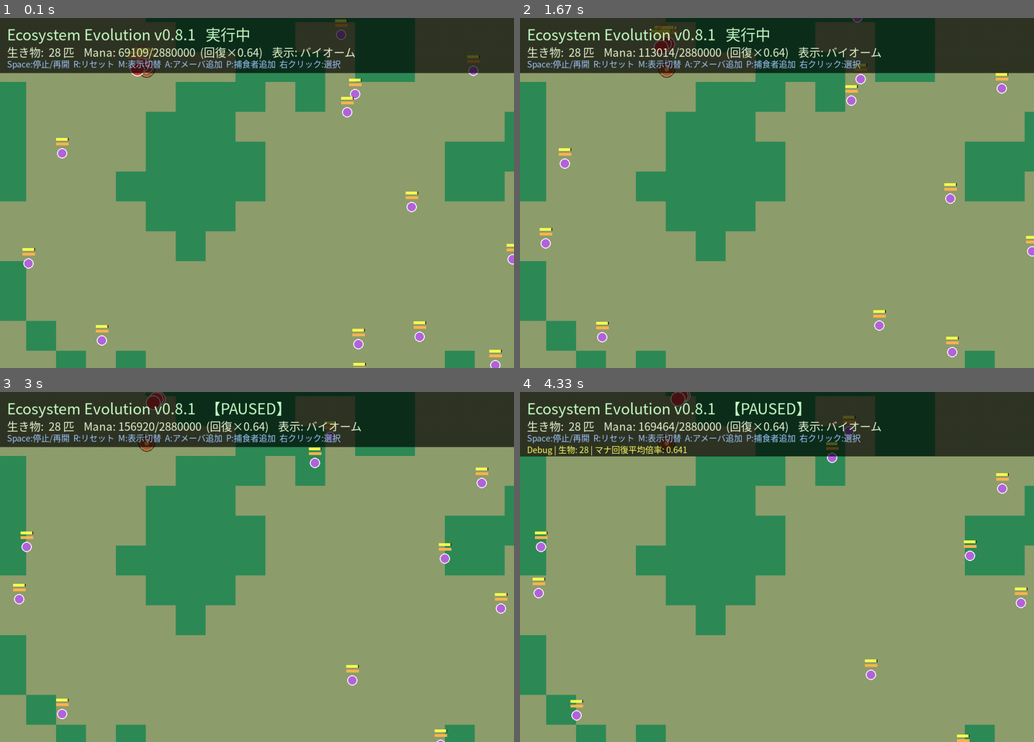
Above: before the commit, frames 1-4 (two rows, left to right).
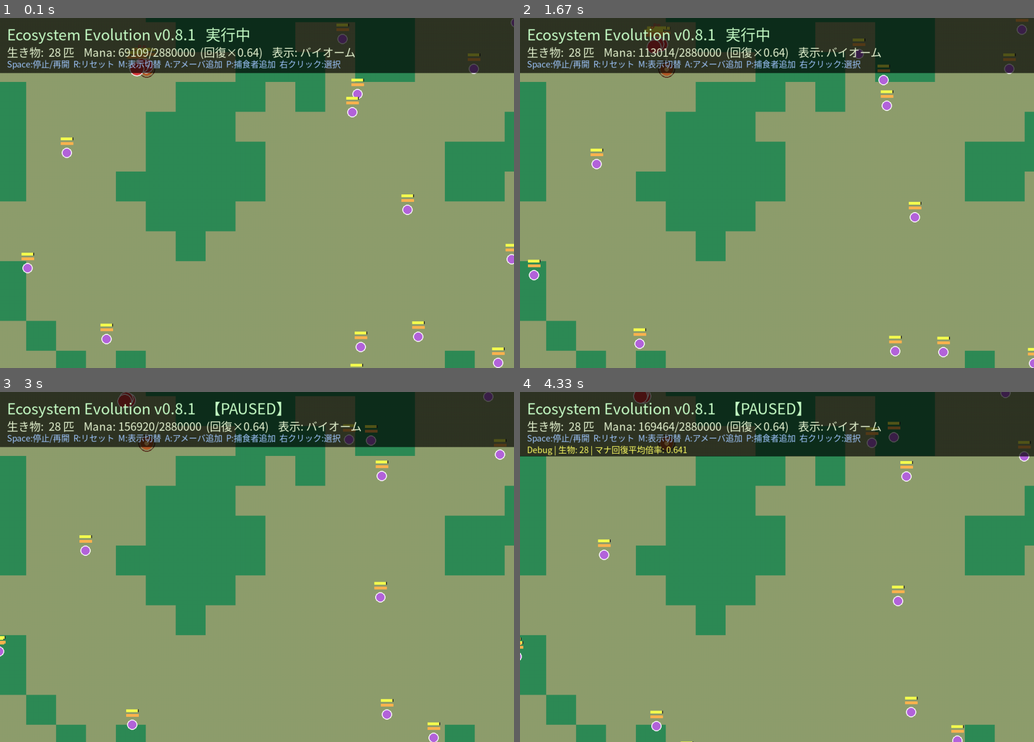
Above: after the commit, the same moments.

Repository: illuaStudio/ecosystem_evo
Game: pygame game, started from src/main.py
Same seed, same stepped clock (60 frames per second), same inputs: the game is played once before the commit and once after it.
Inputs (mouse positions are in pixels of both pictures, inside the frame that each line leads up to):
- Up to frame 1 (0.1 s): no input
- Up to frame 2 (1.67 s): tap Enter at 0.33 s; click (653, 196) at 0.72 s; tap Space at 1, 1.33 s
- Up to frame 3 (3 s): tap Enter at 1.67 s; right-click (262, 605) at 2.55 s; tap Space at 2.83 s
- Up to frame 4 (4.33 s): hold D 3.17-3.63 s; move the mouse to (972, 700) at 3.2 s; tap Space at 3.23, 3.53 s

The runs differ from the first frame. In frame 1, 1.2% of the frame differs, in the area x 4-100%, y 0-100%; in frame 2, 2.1%, in the area x 1-100%, y 0-100%; in frame 3, 2.0%; in frame 4, 1.9%.

Commit message:
境界効果、吸収壁の修正

Diff:
--- a/config/species/amoeba.json
+++ b/config/species/amoeba.json
@@ -1,54 +1,99 @@
 {
+
   "name": "Amoeba",
+
   "color": [180, 100, 220],
+
   "life_cycle": {
+
     "mature": 280,
+
     "elder": 800,
+
     "death": 10000
+
   },
+
   "traits": {
+
     "base_size": 9.0,
+
     "max_size": 18.0,
+
     "growth_rate": 0.004,
+
     "base_speed": 1.0,
+
     "base_vision": 70,
+
     "max_hp": 60.0,
+
     "max_satiety": 45.0,
+
     "metabolism_rate": 0.55
+
   },
+
   "mind": {
+
     "type": "utility",
+
     "actions": [
+
       {
+
         "name": "ManaWanderAction",
+
         "weight": 1.0,
+
         "params": {
-          "angle_range": 20,
-          "speed_multiplier": 0.50,
-          "mana_absorption_rate": 5,
-          "depletion_rate_threshold": 0.06,
-          "no_absorb_escape_ticks": 3,
-          "crowd_radius": 50.0,
-          "crowd_escape_neighbors": 5,
-          "crowd_sample_penalty": 15.0,
-          "crowd_repulsion_strength": 0.2
+
+          "angle_range_sparse": 28,
+
+          "angle_range_dense": 10,
+
+          "speed_multiplier_sparse": 0.5,
+
+          "speed_multiplier_dense": 0.2,
+
+          "mana_absorption_rate": 5
+
         }
+
       },
+
       {
+
         "name": "SplitAction",
+
         "weight": 1.25,
+
         "description": "成熟後に無性分裂。min_reproduce_size で小型個体の連続分裂を防止",
+
         "params": {
+
           "satiety_threshold": 0.5,
+
           "energy_cost": 0.1,
+
           "min_reproduce_size": 6.5,
+
           "size_reduction": 0.75,
+
           "offspring_size_ratio": 0.48,
+
           "offspring_satiety_ratio": 0.60,
+
           "cooldown": 8000,
+
           "separation_distance": 12
+
         }
+
       }
+
     ]
+
   }
+
 }
--- a/src/ai/actions.py
+++ b/src/ai/actions.py
@@ -61,6 +61,45 @@
         return 0.6
 
 
+class ManaWanderAction(Action):
+    """自由徘徊しながらマナを吸収。濃い場所は鈍く、薄い場所は活発にランダム探索。"""
+
+    DEFAULT_PARAMS = {
+        "angle_range_sparse": 32,
+        "angle_range_dense": 12,
+        "speed_multiplier_sparse": 1.0,
+        "speed_multiplier_dense": 0.35,
+        "mana_absorption_rate": 0.75,
+    }
+
+    def execute(self, creature) -> bool:
+        p = self.params
+        world = creature.world
+        if world is None:
+            wander_step(
+                creature,
+                p["angle_range_sparse"],
+                p["speed_multiplier_sparse"],
+            )
+            return False
+
+        cap = max(1.0, float(getattr(world, "mana_density_cap", 2500.0)))
+        pos = creature.position
+        density = world.get_mana_density(pos.x, pos.y)
+        t = min(1.0, max(0.0, density / cap))
+
+        angle = p["angle_range_sparse"] + (p["angle_range_dense"] - p["angle_range_sparse"]) * t
+        speed = p["speed_multiplier_sparse"] + (
+            p["speed_multiplier_dense"] - p["speed_multiplier_sparse"]
+        ) * t
+        wander_step(creature, angle, speed)
+        return False
+
+    def calculate_utility(self, creature) -> float:
+        hunger = hunger_ratio(creature)
+        return 0.75 + hunger * 0.25
+
+
 class ManaGradientWanderAction(Action):
     """マナの濃い方向へ移動傾向を強めた徘徊行動。
     局所勾配に従い、周囲の残量変化を見ながら少しずつ移動する。"""
--- a/src/ai/mind.py
+++ b/src/ai/mind.py
@@ -5,6 +5,7 @@
     FeedAtNestAction,
     HuntAction,
     ManaGradientWanderAction,
+    ManaWanderAction,
     NestPatrolAction,
     ReturnToNestAction,
     SpawnWorkerAction,
@@ -14,8 +15,8 @@
 
 ACTION_BY_NAME = {
     "WanderAction": WanderAction,
+    "ManaWanderAction": ManaWanderAction,
     "ManaGradientWanderAction": ManaGradientWanderAction,
-    "ManaWanderAction": ManaGradientWanderAction,
     "ChaseAction": ChaseAction,
     "HuntAction": HuntAction,
     "ReturnToNestAction": ReturnToNestAction,
--- a/src/systems/mana_system.py
+++ b/src/systems/mana_system.py
@@ -20,7 +20,7 @@
         if world is None:
             return
 
-        from src.ai.actions import ManaGradientWanderAction
+        from src.ai.actions import ManaGradientWanderAction, ManaWanderAction
 
         for entity in entities:
             if not getattr(entity, "alive", True):
@@ -29,13 +29,17 @@
             if not isinstance(affinity, ManaAffinity):
                 continue
             action = getattr(entity, "current_action", None)
-            if not isinstance(action, ManaGradientWanderAction):
-                continue
-            rate = float(
-                action.params.get("mana_absorption_rate", affinity.consumption_rate)
-            )
-            absorbed = self.absorb_mana(entity, world, affinity, rate, dt)
-            self._record_absorb_result(entity, world, absorbed, action.params)
+            if isinstance(action, ManaWanderAction):
+                rate = float(
+                    action.params.get("mana_absorption_rate", affinity.consumption_rate)
+                )
+                self.absorb_mana(entity, world, affinity, rate, dt)
+            elif isinstance(action, ManaGradientWanderAction):
+                rate = float(
+                    action.params.get("mana_absorption_rate", affinity.consumption_rate)
+                )
+                absorbed = self.absorb_mana(entity, world, affinity, rate, dt)
+                self._record_absorb_result(entity, world, absorbed, action.params)
 
     def apply_gradient_steering(
         self,
@@ -79,7 +83,7 @@
 
         sim_dt = float(getattr(world, "sim_dt", 1.0))
         MovementSystem.wander_step(
-            entity, angle_range, speed_multiplier, sim_dt
+            entity, angle_range, speed_multiplier, sim_dt, world
         )
 
     def absorb_mana(
--- a/src/systems/movement_system.py
+++ b/src/systems/movement_system.py
@@ -42,6 +42,7 @@
         angle_range: float,
         speed_multiplier: float,
         dt: float = 1.0,
+        world: Any = None,
     ) -> None:
         """徘徊: wander_angle に沿って Position を更新する。"""
         position = MovementSystem._require_position(entity)
@@ -49,10 +50,45 @@
         wander_angle += random.uniform(-angle_range, angle_range)
         entity.wander_angle = wander_angle
 
+        if world is not None:
+            MovementSystem._nudge_wander_from_bounds(entity, position, world)
+
         step = entity.get_current_speed() * speed_multiplier * float(dt)
-        position.x += math.cos(math.radians(wander_angle)) * step
-        position.y += math.sin(math.radians(wander_angle)) * step
+        position.x += math.cos(math.radians(entity.wander_angle)) * step
+        position.y += math.sin(math.radians(entity.wander_angle)) * step
         sync_legacy_pos(entity)
+
+    @staticmethod
+    def _nudge_wander_from_bounds(
+        entity: Any,
+        position: Position,
+        world: Any,
+        margin: float = WORLD_MARGIN,
+        band: float = 50.0,
+        strength: float = 0.4,
+    ) -> None:
+        """クランプ境界付近では内向きへ進路を寄せ、端への滞留を防ぐ。"""
+        inward_x = 0.0
+        inward_y = 0.0
+        x, y = position.x, position.y
+        w, h = float(world.width), float(world.height)
+
+        if x < margin + band:
+            inward_x += 1.0
+        elif x > w - margin - band:
+            inward_x -= 1.0
+        if y < margin + band:
+            inward_y += 1.0
+        elif y > h - margin - band:
+            inward_y -= 1.0
+
+        if inward_x == 0.0 and inward_y == 0.0:
+            return
+
+        target = math.degrees(math.atan2(inward_y, inward_x)) % 360
+        wander_angle = getattr(entity, "wander_angle", 0.0)
+        diff = ((target - wander_angle + 180) % 360) - 180
+        entity.wander_angle = (wander_angle + diff * strength) % 360
 
     @staticmethod
     def move_toward(
--- a/src/utils/creature_helpers.py
+++ b/src/utils/creature_helpers.py
@@ -347,7 +347,11 @@
     from src.systems.movement_system import MovementSystem
 
     MovementSystem.wander_step(
-        creature, angle_range, speed_multiplier, _sim_dt(creature, dt)
+        creature,
+        angle_range,
+        speed_multiplier,
+        _sim_dt(creature, dt),
+        getattr(creature, "world", None),
     )
 
 
--- /dev/null
+++ b/tests/test_mana_wander.py
@@ -0,0 +1,62 @@
+"""ManaWanderAction の密度連動徘徊のユニットテスト。"""
+import unittest
+from unittest.mock import MagicMock, patch
+
+from src.ai.actions import ManaWanderAction
+from src.components.position import Position
+
+
+class TestManaWanderAction(unittest.TestCase):
+    def _creature(self, density=500.0, cap=2500.0):
+        creature = MagicMock()
+        creature.alive = True
+        creature.position = Position(100.0, 100.0)
+        creature.world = MagicMock()
+        creature.world.mana_density_cap = cap
+        creature.world.get_mana_density.return_value = density
+        creature.get_current_speed.return_value = 1.0
+        return creature
+
+    def test_sparse_moves_faster_than_dense(self):
+        action = ManaWanderAction(
+            angle_range_sparse=30,
+            angle_range_dense=10,
+            speed_multiplier_sparse=1.0,
+            speed_multiplier_dense=0.3,
+        )
+        sparse = self._creature(density=0.0)
+        dense = self._creature(density=2500.0)
+
+        with patch("src.ai.actions.wander_step") as wander:
+            action.execute(sparse)
+            sparse_speed = wander.call_args[0][2]
+            wander.reset_mock()
+            action.execute(dense)
+            dense_speed = wander.call_args[0][2]
+
+        self.assertGreater(sparse_speed, dense_speed)
+        self.assertEqual(sparse_speed, 1.0)
+        self.assertAlmostEqual(dense_speed, 0.3)
+
+    def test_sparse_turns_more_than_dense(self):
+        action = ManaWanderAction(
+            angle_range_sparse=28,
+            angle_range_dense=8,
+            speed_multiplier_sparse=1.0,
+            speed_multiplier_dense=0.4,
+        )
+        sparse = self._creature(density=0.0)
+        dense = self._creature(density=2500.0)
+
+        with patch("src.ai.actions.wander_step") as wander:
+            action.execute(sparse)
+            sparse_angle = wander.call_args[0][1]
+            wander.reset_mock()
+            action.execute(dense)
+            dense_angle = wander.call_args[0][1]
+
+        self.assertGreater(sparse_angle, dense_angle)
+
+
+if __name__ == "__main__":
+    unittest.main()
--- /dev/null
+++ b/tests/test_wander_bounds.py
@@ -0,0 +1,37 @@
+"""徘徊の境界内向き補正のユニットテスト。"""
+import math
+import unittest
+from unittest.mock import MagicMock
+
+from src.components.position import Position
+from src.systems.movement_system import MovementSystem, WORLD_MARGIN
+
+
+class TestWanderBounds(unittest.TestCase):
+    def _entity_at_left_edge(self):
+        entity = MagicMock()
+        entity.wander_angle = 180.0
+        entity.position = Position(WORLD_MARGIN + 5, 400.0)
+        entity.get_current_speed.return_value = 1.0
+        world = MagicMock()
+        world.width = 1500
+        world.height = 1500
+        entity.world = world
+        return entity, world
+
+    def test_nudge_turns_inward_from_left_wall(self):
+        entity, world = self._entity_at_left_edge()
+        MovementSystem._nudge_wander_from_bounds(entity, entity.position, world)
+        # 左端付近では右向き（0°付近）へ寄る
+        self.assertLess(abs(entity.wander_angle - 180.0), 90.0)
+
+    def test_wander_step_passes_world_from_creature_helpers(self):
+        entity, world = self._entity_at_left_edge()
+        from src.utils.creature_helpers import wander_step
+
+        wander_step(entity, 5.0, 1.0)
+        self.assertLess(abs(entity.wander_angle - 180.0), 120.0)
+
+
+if __name__ == "__main__":
+    unittest.main()
Not shown, changed: docs/Species_JSON_Spec.md
